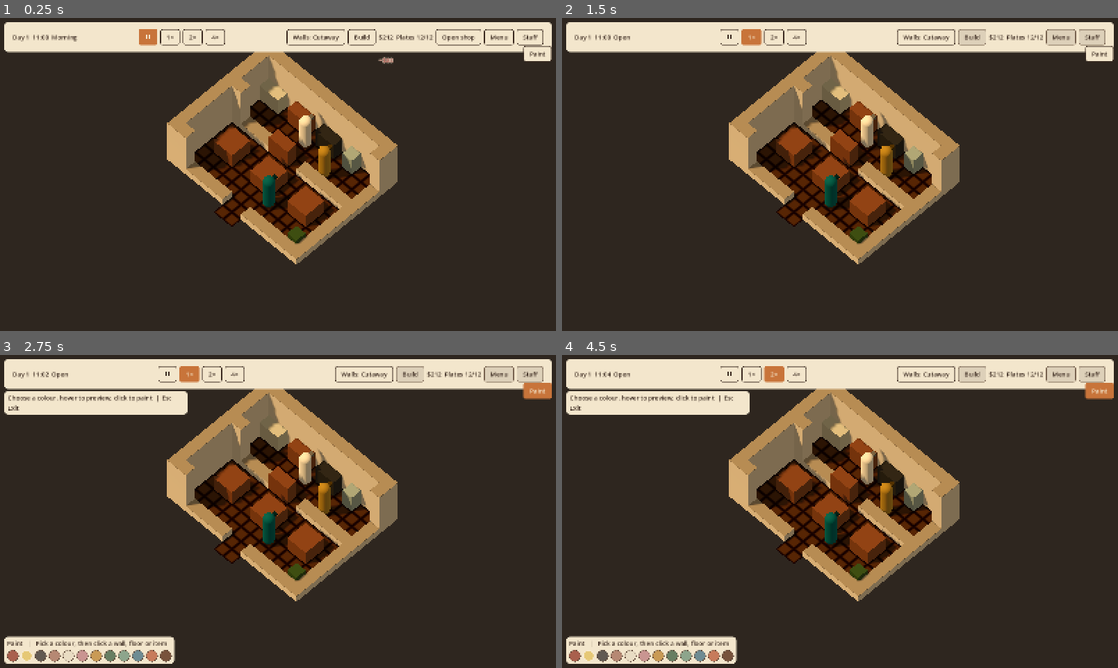
Above: before the commit, frames 1-4 (two rows, left to right).
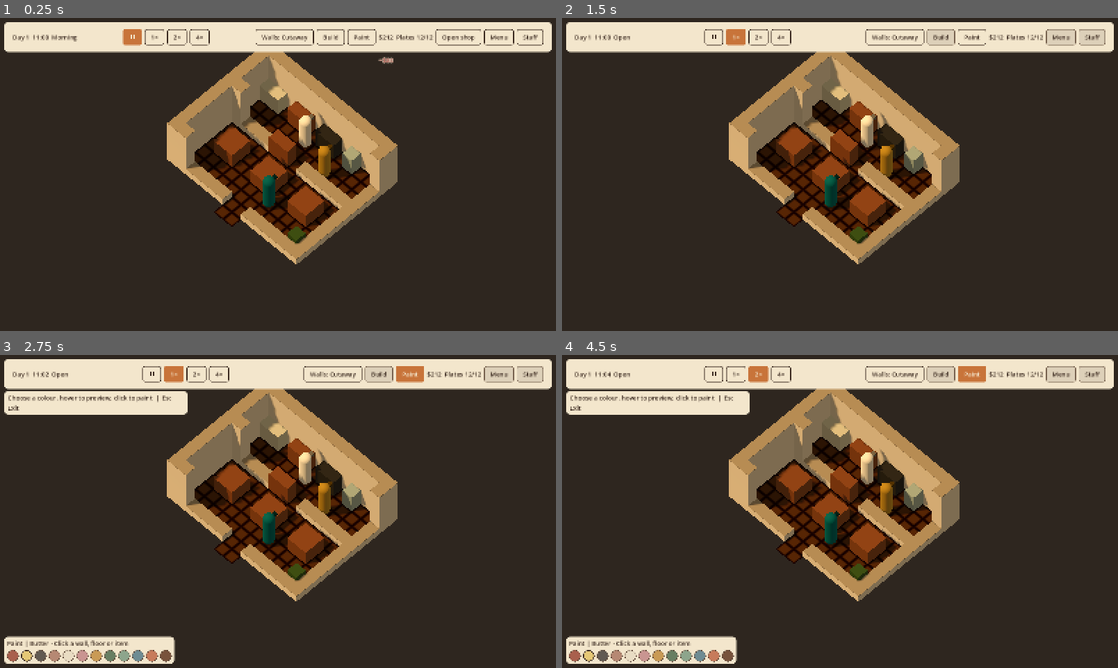
Above: after the commit, the same moments.

Repository: jaredbahr/foolskitchen
Game: Godot game, scene res://src/world/main.tscn
Two runs of this game, one before a commit and one after it. Both use one fixed random seed, a clock stepped at 60 frames per second and the inputs below.
Inputs (mouse positions are in pixels of both pictures, inside the frame that each line leads up to; where the layout moved, square brackets give the same spot in the first picture):
- Up to frame 1 (0.25 s): no input
- Up to frame 2 (1.5 s): click "Build" at 0.5 s; click "Open shop" at 1.25 s
- Up to frame 3 (2.75 s): click "Paint" at 2 s
- Up to frame 4 (4.5 s): click (712, 373) [728, 373] at 2.75 s; click "1×" at 3.5 s; click "2×" at 4.25 s

The runs differ from the first frame. In frame 1, 1.0% of the frame differs, in the area x 22-100%, y 3-14%; in frame 2, 1.1%; in frame 3, 1.6%, in the area x 3-100%, y 3-99%; in frame 4, 1.6%.

Commit message:
Polish paint controls and visual capture per review

Diff:
--- a/src/ui/build_catalogue.gd
+++ b/src/ui/build_catalogue.gd
@@ -29,9 +29,7 @@
 
 func set_paint_visible(active: bool) -> void:
 	_paint_visible = active
-	(get_node("Panel/Margin/Rows/Scroll/Content/Title") as Label).text = \
-		"Paint   |   Pick a colour, then click a wall, floor or item" if active else \
-		"Furniture   |   Square: work tile   Circle: seat"
+	_refresh_title()
 	(get_node("Panel/Margin/Rows/Scroll/Content/Items") as Control).visible = not active
 	(get_node("Panel/Margin/Rows/Scroll/Content/PaintSwatches") as Control).visible = active
 	_fit_panel()
@@ -125,6 +123,8 @@
 func _refresh_swatch_styles() -> void:
 	if _content == null:
 		return
+	var button_outline: StyleBoxFlat = theme.get_stylebox("normal", "Button") as StyleBoxFlat
+	var selected_ring: Color = button_outline.border_color if button_outline != null else Color("3b2a20")
 	for id: StringName in swatch_buttons:
 		var definition: SwatchDef = _content.swatch(id)
 		var button: Button = swatch_buttons[id]
@@ -132,10 +132,23 @@
 		style.bg_color = definition.color
 		style.set_corner_radius_all(17)
 		style.set_border_width_all(3 if id == selected_swatch_id else 1)
-		style.border_color = Color("f7ead0") if id == selected_swatch_id else Color("5d4637")
+		style.border_color = selected_ring if id == selected_swatch_id else Color("5d4637")
+		button.pivot_offset = button.custom_minimum_size * 0.5
+		button.scale = Vector2.ONE * (1.1 if id == selected_swatch_id else 1.0)
 		button.add_theme_stylebox_override("normal", style)
 		button.add_theme_stylebox_override("hover", style)
 		button.add_theme_stylebox_override("pressed", style)
+	_refresh_title()
+
+
+func _refresh_title() -> void:
+	var title: Label = get_node("Panel/Margin/Rows/Scroll/Content/Title") as Label
+	if not _paint_visible:
+		title.text = "Furniture   |   Square: work tile   Circle: seat"
+		return
+	var selected: SwatchDef = _content.swatch(selected_swatch_id) if _content != null else null
+	var name: String = selected.display_name if selected != null else "Pick a colour"
+	title.text = "Paint | %s - Click a wall, floor or item" % name
 
 
 func _on_swatch_pressed(id: StringName) -> void:
--- a/src/ui/hud.gd
+++ b/src/ui/hud.gd
@@ -68,7 +68,7 @@
 		style.set_content_margin(SIDE_BOTTOM, 6.0)
 		_build_hints.add_theme_stylebox_override("panel", style)
 		_build_button.pressed.connect(_on_build_pressed)
-		_paint_button = get_node("Paint") as Button
+		_paint_button = get_node("Top/Row/Paint") as Button
 		_paint_button.pressed.connect(_on_paint_pressed)
 		_menu_button = get_node("Top/Row/Menu") as Button
 		_menu_button.pressed.connect(_on_menu_pressed)
--- a/src/ui/hud.tscn
+++ b/src/ui/hud.tscn
@@ -114,6 +114,14 @@
 text = "Build"
 tooltip_text = "Build furniture (B)"
 
+[node name="Paint" type="Button" parent="Top/Row"]
+layout_mode = 2
+theme = ExtResource("2_theme")
+focus_mode = 0
+toggle_mode = true
+text = "Paint"
+tooltip_text = "Paint walls, floor and furniture (P)"
+
 [node name="Cash" type="Label" parent="Top/Row"]
 layout_mode = 2
 text = "$0"
@@ -139,21 +147,6 @@
 focus_mode = 0
 text = "Staff"
 tooltip_text = "Hire staff and plan today's wages"
-
-[node name="Paint" type="Button" parent="."]
-anchors_preset = 1
-anchor_left = 1.0
-anchor_right = 1.0
-offset_left = -92.0
-offset_top = 80.0
-offset_right = -12.0
-offset_bottom = 116.0
-grow_horizontal = 0
-theme = ExtResource("2_theme")
-focus_mode = 0
-toggle_mode = true
-text = "Paint"
-tooltip_text = "Paint walls, floor and furniture (P)"
 
 [node name="Deltas" type="Control" parent="."]
 layout_mode = 0
--- a/src/world/main.gd
+++ b/src/world/main.gd
@@ -382,7 +382,9 @@
 		($ShopView as ShopView).clear_paint_preview()
 		if world.clock.phase == SimClock.Phase.CLOSED and shown_report != null:
 			_report.call(&"show_report", build_report(world.clock.day))
-	($CameraRig as CameraRig).set_grid_forced(active or is_build_active())
+	# Painting is cosmetic: keep the player's existing G preference. Only
+	# furniture building needs the temporarily forced placement grid.
+	($CameraRig as CameraRig).set_grid_forced(is_build_active())
 	_update_build_controls()
 	return true
 
@@ -514,7 +516,7 @@
 
 func _on_build_changed() -> void:
 	var active: bool = is_build_active()
-	($CameraRig as CameraRig).set_grid_forced(active or _paint_active)
+	($CameraRig as CameraRig).set_grid_forced(active)
 	if active and not _was_build_active:
 		_build_phase = world.clock.phase
 		set_menu_visible(false)
--- a/tests/ui/test_build_catalogue.gd
+++ b/tests/ui/test_build_catalogue.gd
@@ -63,6 +63,13 @@
 	sage.pressed.emit()
 	assert_eq(_catalogue.selected_swatch_id, &"sage")
 	assert_eq(_swatch_requests, [&"sage"] as Array[StringName])
+	assert_eq((_catalogue.get_node("Panel/Margin/Rows/Scroll/Content/Title") as Label).text,
+		"Paint | Sage - Click a wall, floor or item")
+	var outline: StyleBoxFlat = _catalogue.theme.get_stylebox("normal", "Button") as StyleBoxFlat
+	var selected_style: StyleBoxFlat = sage.get_theme_stylebox("normal") as StyleBoxFlat
+	assert_eq(selected_style.border_color, outline.border_color)
+	assert_true(sage.scale.x > 1.0)
+	assert_eq(_catalogue.swatch_buttons[&"butter"].scale, Vector2.ONE)
 
 
 func test_hidden_scene_uses_shared_theme_and_only_panel_consumes_input() -> void:
--- a/tests/ui/test_hud.gd
+++ b/tests/ui/test_hud.gd
@@ -50,6 +50,16 @@
 	_hud.call("set_plate_counts", 9, 12, 2, 1)
 	assert_eq((_control("Plates") as Label).text, "Plates 9/12", "the same native label returns to active counts")
 	assert_eq((_hud.get_node("Top") as Control).theme, load("res://src/ui/theme/main_theme.tres"))
+
+
+func test_paint_button_shares_top_row_and_theme_with_build() -> void:
+	var build: Button = _control("Build") as Button
+	var paint: Button = _control("Paint") as Button
+	assert_eq(paint.get_parent(), build.get_parent())
+	assert_eq(paint.get_index(), build.get_index() + 1)
+	assert_eq(paint.theme, build.theme)
+	assert_eq(paint.focus_mode, Control.FOCUS_NONE)
+	assert_true(paint.toggle_mode)
 
 
 func test_scene_tree_binding_and_exit_cleanup_do_not_require_ready() -> void:
--- a/tests/world/test_build_session.gd
+++ b/tests/world/test_build_session.gd
@@ -636,6 +636,20 @@
 	assert_false(_main.call("is_paint_active"))
 
 
+func test_paint_preserves_grid_preference_without_forcing_it() -> void:
+	await _start()
+	for preference: bool in [false, true]:
+		if _rig().grid_visible != preference:
+			_rig().toggle_grid()
+		assert_true(_main.call("set_paint_active", true))
+		assert_false(_rig().is_grid_forced())
+		assert_eq(_rig().effective_grid_visible(), preference)
+		assert_eq(_rig().grid_material.get_shader_parameter("grid_visible"), preference)
+		assert_true(_main.call("set_paint_active", false))
+		assert_false(_rig().is_grid_forced())
+		assert_eq(_rig().grid_visible, preference)
+
+
 func test_paint_screen_pick_uses_visible_item_depth_before_wall_or_floor() -> void:
 	await _start()
 	assert_true(_main.call("set_paint_active", true))
--- a/tools/screenshot.gd
+++ b/tools/screenshot.gd
@@ -240,16 +240,20 @@
 func _configure_paint() -> void:
 	var world: SimWorld = _capture_world()
 	var catalogue: BuildCatalogue = _main.get_node_or_null("Overlay/BuildCatalogue") as BuildCatalogue
+	var rig: CameraRig = _main.get_node_or_null("CameraRig") as CameraRig
 	if world == null or world.clock.phase != SimClock.Phase.MORNING or world.now != 0 \
-			or catalogue == null or not _main.has_method("set_paint_active") or not _main.has_method("paint_cell"):
+			or catalogue == null or rig == null or not _main.has_method("set_paint_active") or not _main.has_method("paint_cell"):
 		_fail_capture("--paint requires the production paused morning paint APIs")
 		return
+	# Present the colours without grid lines, as a player can by pressing G.
+	if rig.grid_visible:
+		rig.toggle_grid()
 	if not bool(_main.call("set_paint_active", true)):
 		_fail_capture("scene refused paint entry")
 		return
 	var samples: Array[Dictionary] = [
-		{"swatch": &"cream", "cell": Vector2i(0, 5)},
-		{"swatch": &"walnut", "cell": Vector2i(8, 8)},
+		{"swatch": &"sage", "cell": Vector2i(0, 5)},
+		{"swatch": &"honey", "cell": Vector2i(8, 8)},
 		{"swatch": &"terracotta", "cell": Vector2i(2, 6)},
 		{"swatch": &"sage", "cell": Vector2i(12, 9)},
 	]
@@ -269,7 +273,8 @@
 	var editor: ShopEditor = _main.get("shop_editor") as ShopEditor
 	var view: ShopView = _main.get_node_or_null("ShopView") as ShopView
 	var catalogue: BuildCatalogue = _main.get_node_or_null("Overlay/BuildCatalogue") as BuildCatalogue
-	if world == null or editor == null or view == null or catalogue == null:
+	var rig: CameraRig = _main.get_node_or_null("CameraRig") as CameraRig
+	if world == null or editor == null or view == null or catalogue == null or rig == null:
 		return {}
 	var tables: Array[PlacedItem] = ShopBuilder.items_with_def(world, &"table_2")
 	var plants: Array[PlacedItem] = ShopBuilder.items_with_def(world, &"potted_plant")
@@ -281,11 +286,12 @@
 	var plant_material: StandardMaterial3D = view.item_nodes[plants[0].id].material_override as StandardMaterial3D
 	var content: ContentDB = _main.get("content") as ContentDB
 	return {"active": _main.call("is_paint_active"), "catalogue_visible": catalogue.is_visible_in_tree(),
-		"swatch_count": catalogue.swatch_buttons.size(), "wall": String(editor.wall_swatch_id),
+		"swatch_count": catalogue.swatch_buttons.size(), "grid_forced": rig.is_grid_forced(),
+		"grid_visible": rig.effective_grid_visible(), "wall": String(editor.wall_swatch_id),
 		"floor": String(editor.floor_swatch_id), "table": String(tables[0].swatch_id),
 		"plant": String(plants[0].swatch_id),
-		"rendered": (wall.material_override as StandardMaterial3D).albedo_color == content.swatch(&"cream").color \
-			and floor_shader.get_shader_parameter("floor_color") == content.swatch(&"walnut").color \
+		"rendered": (wall.material_override as StandardMaterial3D).albedo_color == content.swatch(&"sage").color \
+			and floor_shader.get_shader_parameter("floor_color") == content.swatch(&"honey").color \
 			and table_material.albedo_color == content.swatch(&"terracotta").color \
 			and plant_material.albedo_color == content.swatch(&"sage").color}
 
@@ -435,8 +441,9 @@
 		return
 	var paint: Dictionary = _paint_state() if _paint else {}
 	if _paint and (paint.get("active") != true or paint.get("catalogue_visible") != true \
-			or paint.get("swatch_count") != 12 or paint.get("wall") != "cream" \
-			or paint.get("floor") != "walnut" or paint.get("table") != "terracotta" \
+			or paint.get("swatch_count") != 12 or paint.get("grid_forced") != false \
+			or paint.get("grid_visible") != false or paint.get("wall") != "sage" \
+			or paint.get("floor") != "honey" or paint.get("table") != "terracotta" \
 			or paint.get("plant") != "sage" or paint.get("rendered") != true \
 			or world == null or world.now != 0 or world.clock.phase != SimClock.Phase.MORNING):
 		_fail_capture("painted shop state did not match the rendered morning frame")
